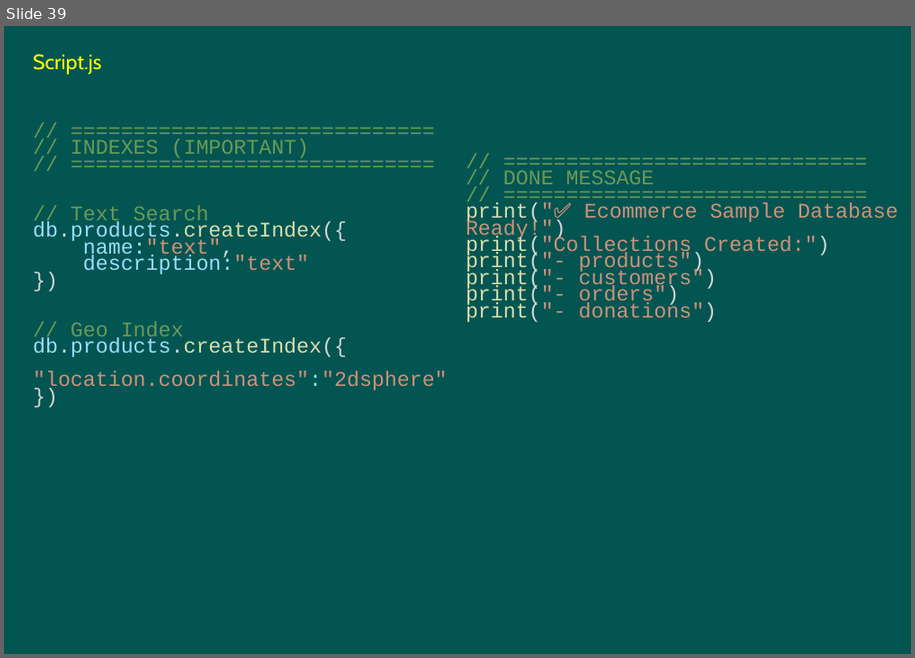
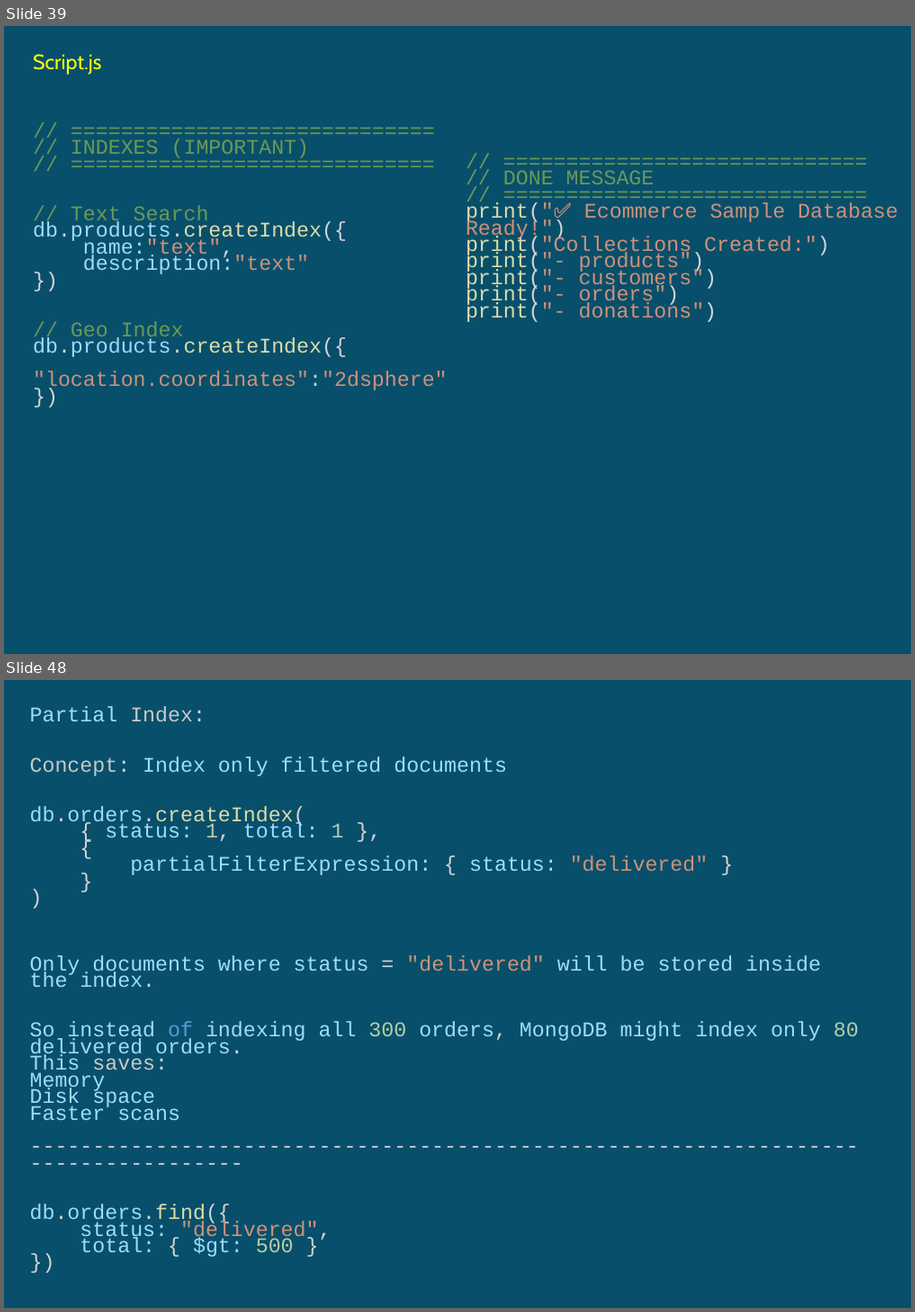
Before and after one commit to umalavanya/FullStackDevelopement_JavaSpring_SQL_ReactProjects, a slide deck: UmaTeachingMaterial/MongoDB-Intellipaat-live-class-handson.pptx. Shown one above the other, each under a label of ours: slide 39 before the commit, slides 39 and 48 after it; the slides between them are not shown. The pictures are 915x658 and 915x1312 pixels, drawn with LibreOffice and Linux fonts; fonts in the diff are those of the drawing. Boxes give left, top, right and bottom in pixels: in the first picture for what was removed or moved away, otherwise in the second. Text is boxed around its words. In the diff, an @@ line names an element or a change of style, - is before the commit and + after.

Commit message:
practicing MongoDb

```diff
--- a/UmaTeachingMaterial/MongoDB-Intellipaat-live-class-handson.pptx
+++ b/UmaTeachingMaterial/MongoDB-Intellipaat-live-class-handson.pptx
@@ slide 48 added at (4, 680, 911, 1308), background #084F6A @@
@@ text added at (30, 706, 859, 1257), 18 pt, text #9CDCFE @@
+Partial Index:
+Concept: Index only filtered documents
+db.orders.createIndex(
+{ status: 1, total: 1 },
+{
+partialFilterExpression: { status: "delivered" }
+}
+)
+Only documents where status = "delivered" will be stored inside the index.
+So instead of indexing all 300 orders, MongoDB might index only 80 delivered orders.
+This saves:
+Memory
+Disk space
+Faster scans
+-----------------------------------------------------------------------------------
+db.orders.find({
+status: "delivered",
+total: { $gt: 500 }
+})
@@ slide 39 changed as well @@
@@ background #035552 to #084F6A @@
```
Also in this commit, not shown: 37 other slides changed, 95 other slides added, 96 slides removed, 1 other file.
